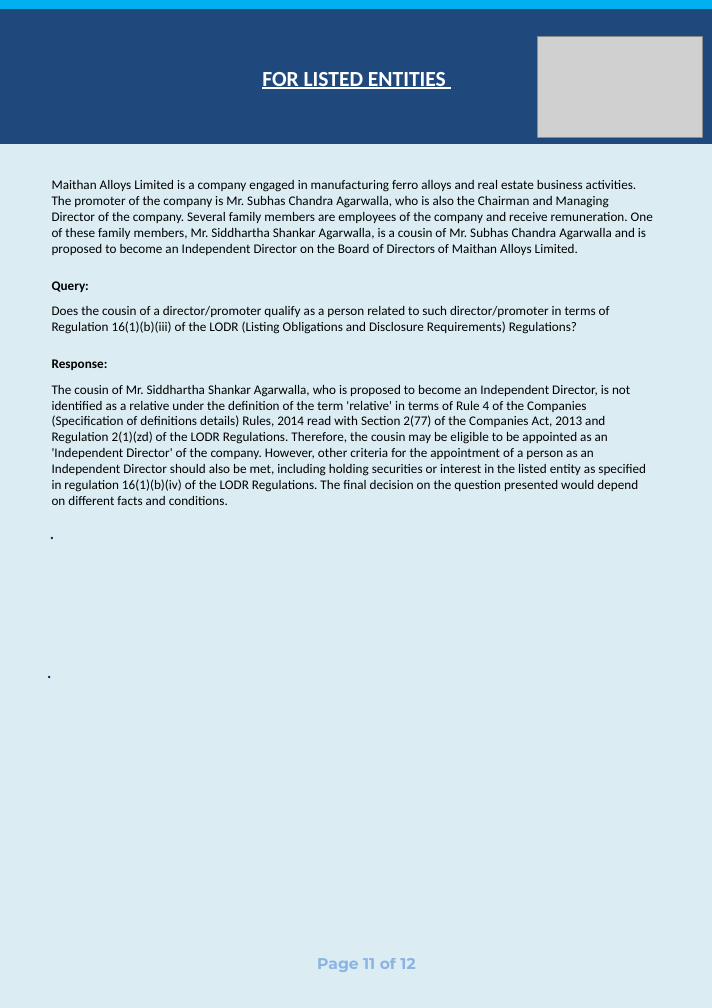
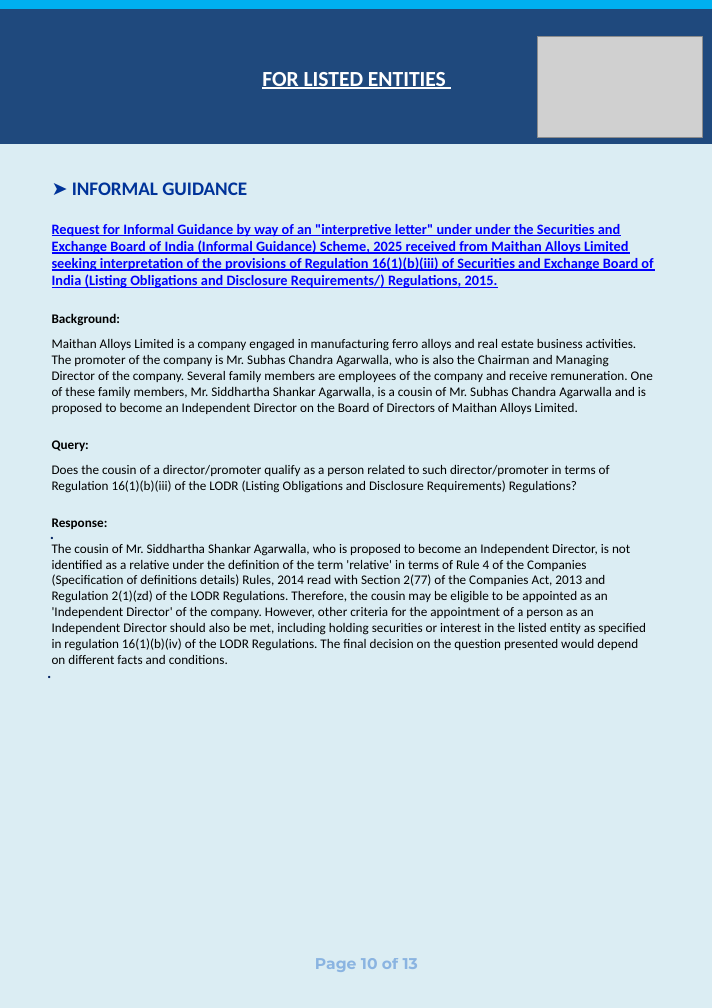
Before and after one commit to vidit-arca/Newsletter_Agent, a slide deck: slide 10 of output.pptx (slide 11 before the commit). Drawn at 712x1008 pixels with LibreOffice and Linux fonts; fonts in the diff are those of the drawing; grey boxes stand for pictures. Boxes give left, top, right and bottom in pixels: in the first picture for what was removed or moved away, otherwise in the second. Text is boxed around its words. In the diff, an @@ line names an element or a change of style, - is before the commit and + after.

```diff
--- a/output.pptx
+++ b/output.pptx
@@ text added at (72, 182, 247, 195), 16 pt, text #003399, bold @@
+➤ INFORMAL GUIDANCE
@@ text "Request for Informal Guidance by ...": place and size @@
-text "Request for Informal Guidance by ..." at (52, 180, 653, 505)
+text "Request for Informal Guidance by ..." at (52, 224, 653, 664)
@@ text at (52, 224, 653, 326): paragraphs added @@
+Request for Informal Guidance by way of an "interpretive letter" under under the Securities and Exchange Board of India (Informal Guidance) Scheme, 2025 received from Maithan Alloys Limited seeking interpretation of the provisions of Regulation 16(1)(b)(iii) of Securities and Exchange Board of India (Listing Obligations and Disclosure Requirements/) Regulations, 2015.
+Background:
@@ page number at (618, 599, 712, 634): text changed @@
-11
+10
@@ text at (315, 958, 418, 972): text changed @@
-Page 11 of 12
+Page 10 of 13
```
Also in this commit, not shown: 10 other slides changed, 1 slide added, 2 other files.
